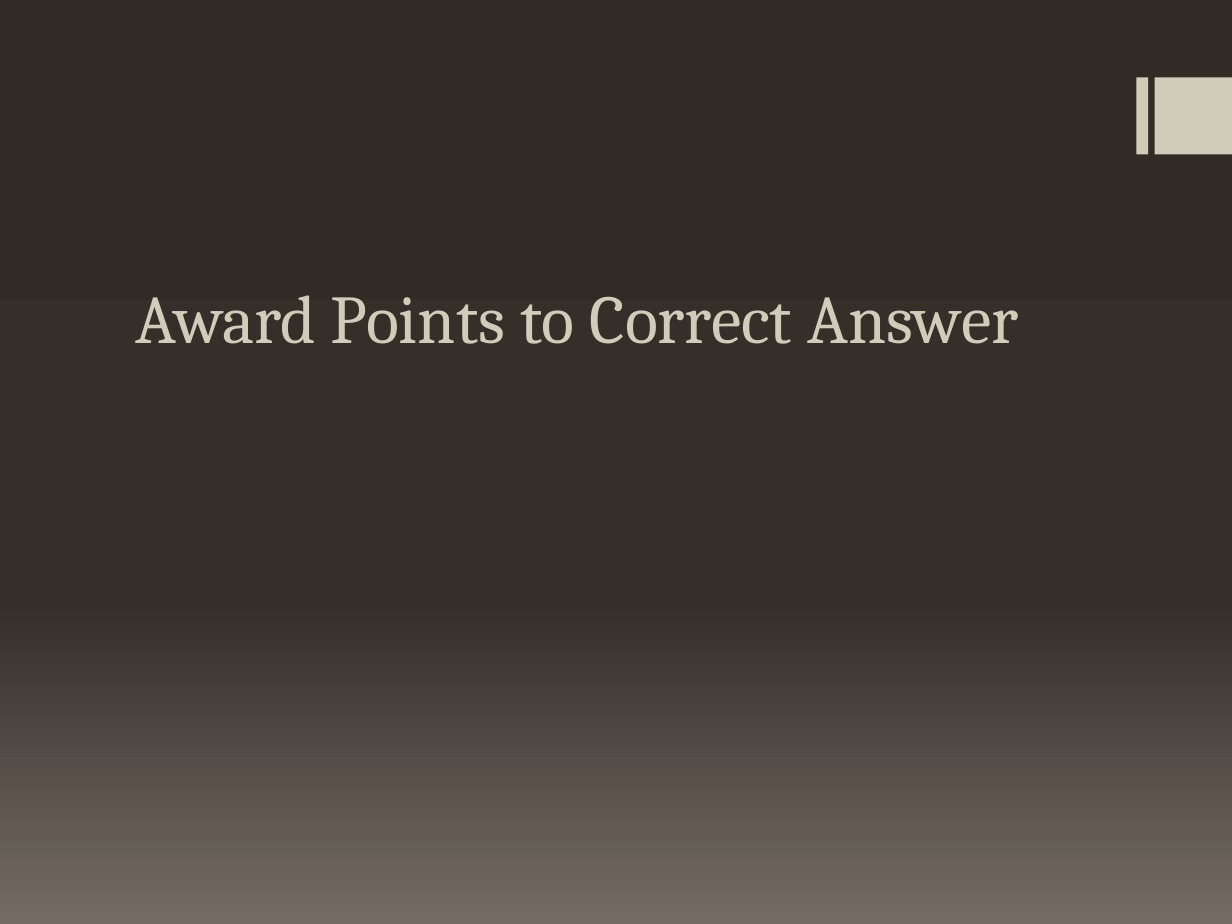
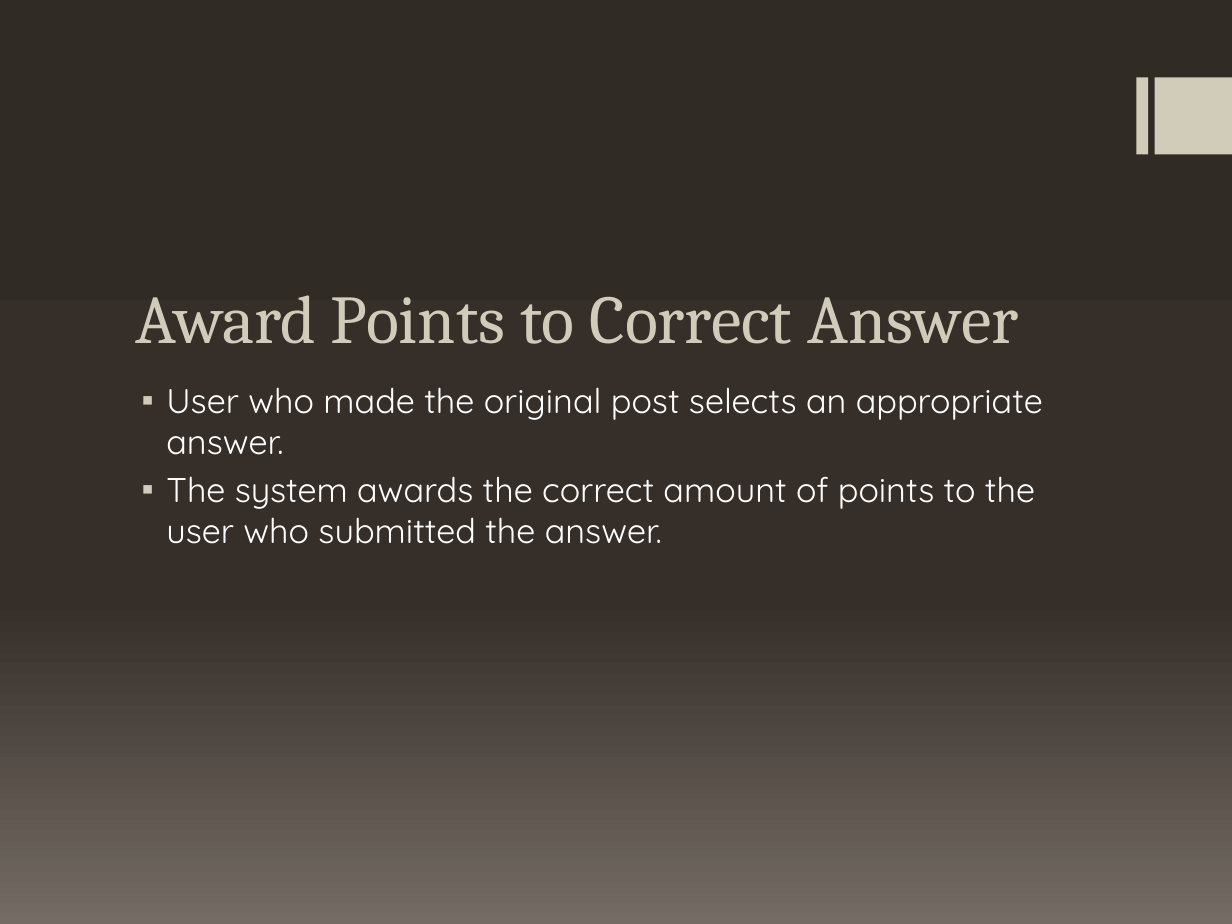
Before and after one commit to patrickbraud/CapstoneProject, a slide deck: slide 8 of Proposal/Prototype/Prototype – TTU CS Blog.pptx. Drawn at 1232x924 pixels with LibreOffice and Linux fonts; fonts in the diff are those of the drawing. Boxes give left, top, right and bottom in pixels: in the first picture for what was removed or moved away, otherwise in the second. Text is boxed around its words. In the diff, an @@ line names an element or a change of style, - is before the commit and + after.

```diff
--- a/Proposal/Prototype/Prototype – TTU CS Blog.pptx
+++ b/Proposal/Prototype/Prototype – TTU CS Blog.pptx
@@ text added at [166, 387, 1043, 544], 20 pt, text #FFFFFF @@
+▪ User who made the original post selects an appropriate answer.
+▪ The system awards the correct amount of points to the user who submitted the answer.
```
Also in this commit, not shown: 5 other slides changed.
